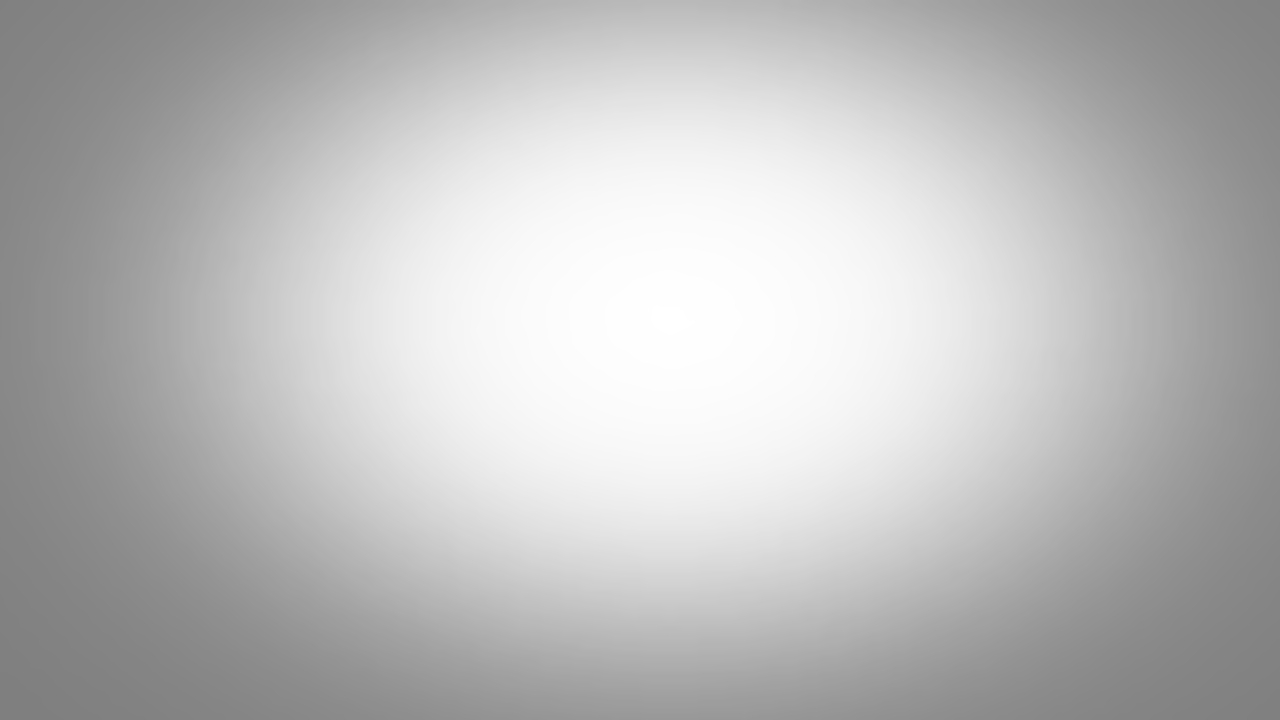
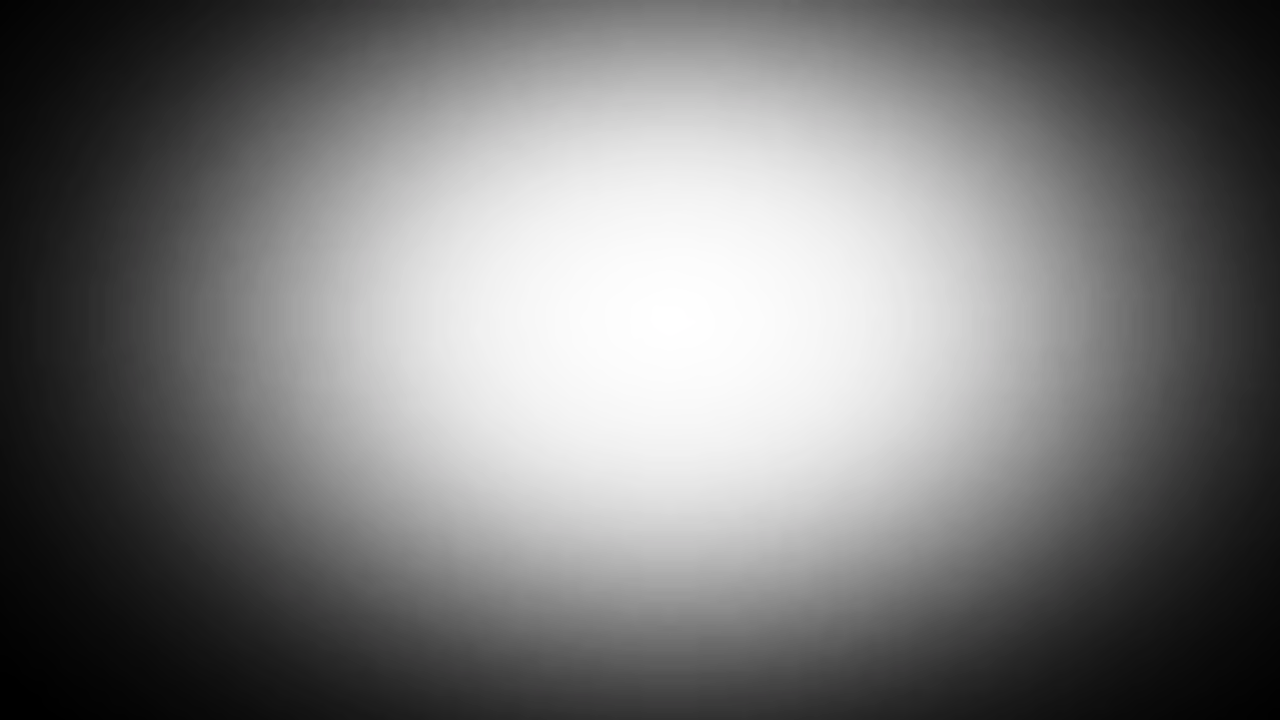
Comparing the layer stacks of the two 1280 × 720 images. Changes:
"Layer 1": opacity 50% → 100% over (0, 0, 1280, 720)
showed "Background copy" over (0, 0, 1280, 720)
